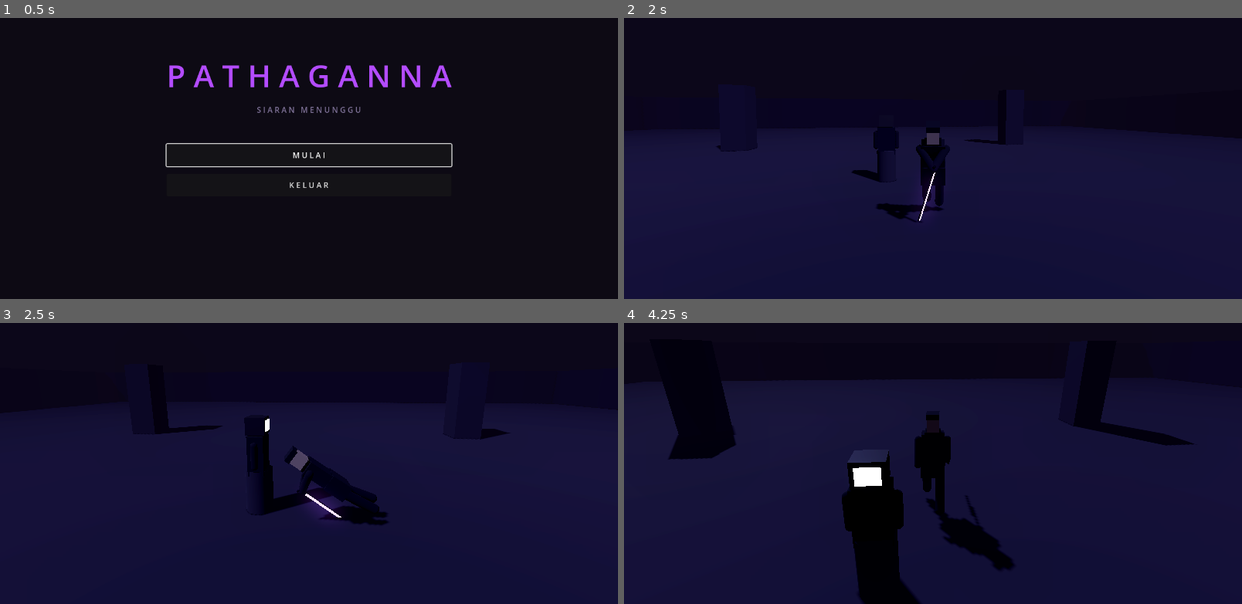
Above: before the commit, frames 1-4 (two rows, left to right).
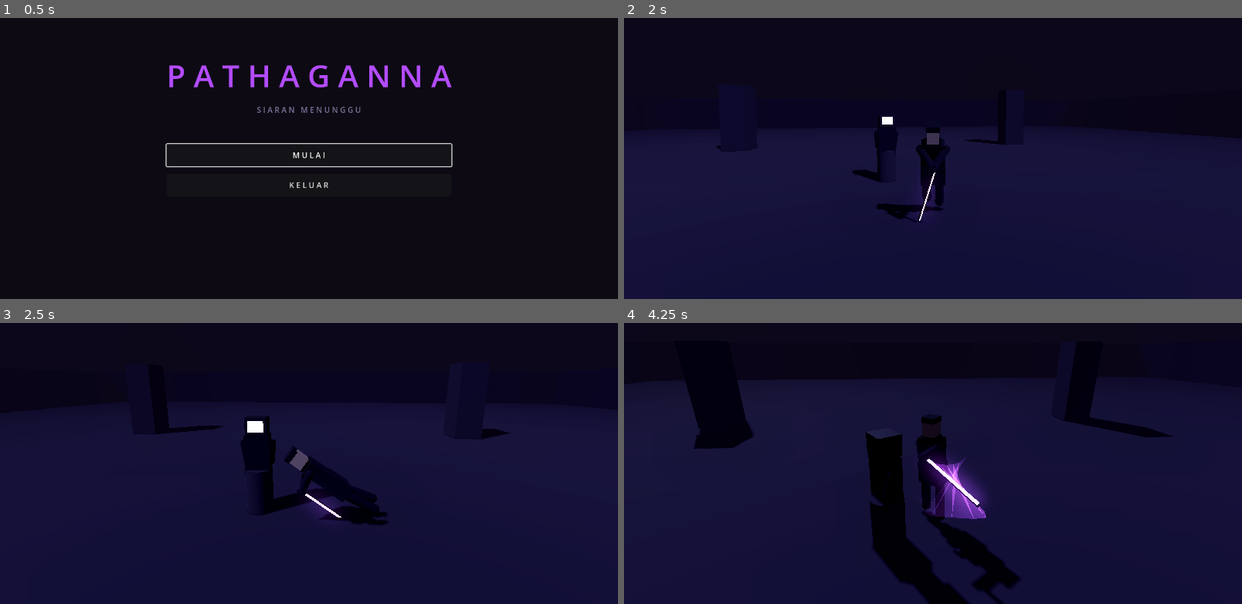
Above: after the commit, the same moments.

Repository: Watarufa/Pathaganna
Game: Godot game, scene res://scenes/main.tscn
Two runs of this game, one before a commit and one after it. Both use one fixed random seed, a clock stepped at 60 frames per second and the inputs below.
Inputs (mouse positions are in pixels of both pictures, inside the frame that each line leads up to):
- Up to frame 1 (0.5 s): no input
- Up to frame 2 (2 s): click "M U L A I" at 0.5 s; tap Enter at 1.25 s; move the mouse to (963, 124) at 1.27 s; hold W (move_forward) from 1.28 s (still down); click (963, 124) at 1.35 s; tap Shift (dodge) at 1.55 s
- Up to frame 3 (2.5 s): keep holding W (move_forward); move the mouse to (278, 432) at 2.02 s; tap Shift (dodge) at 2.1 s; tap Tab (lockon) at 2.3 s
- Up to frame 4 (4.25 s): keep holding W (move_forward); move the mouse to (945, 424) at 2.77 s; tap Tab (lockon) at 2.85 s; right-click (945, 424) at 3.05 s; move the mouse to (926, 435) at 3.52 s; right-click (926, 435) at 3.6 s; click (926, 435) at 3.8 s

Frame 1 is identical in both runs. In frame 2, less than 0.1% of the frame differs, in the area x 37-45%, y 34-56%; in frame 3, 0.4%; in frame 4, 11%, in the area x 6-93%, y 6-100%.

Commit message:
make training dummy attack with white and red telegraphs

Diff:
--- a/scenes/enemies/dummy.tscn
+++ b/scenes/enemies/dummy.tscn
@@ -2,5 +2,5 @@
 
 [ext_resource type="Script" path="res://scripts/enemies/dummy.gd" id="1_dummy"]
 
-[node name="TrainingDummy" type="StaticBody3D"]
+[node name="TrainingDummy" type="CharacterBody3D"]
 script = ExtResource("1_dummy")
--- a/scripts/enemies/dummy.gd
+++ b/scripts/enemies/dummy.gd
@@ -1,18 +1,31 @@
-## Dummy latihan M1/M2: target lock-on ber-hurtbox yang tidak pernah benar-benar mati.
-## M2 menambahkan pola serangan putih/merah berkala. Bukan turunan enemy_base
-## (itu untuk musuh sungguhan di M3) — ini prop latihan.
+## Dummy latihan M2: target lock-on yang menyerang berkala dengan pola campuran
+## putih (parryable) dan merah (wajib dodge). Tidak pernah benar-benar mati —
+## "reboot" lalu kembali penuh, supaya sesi tuning tidak terputus.
+## Bukan turunan enemy_base (itu untuk musuh sungguhan di M3); ini prop latihan.
 class_name TrainingDummy
-extends StaticBody3D
+extends CharacterBody3D
+
+enum State { IDLE, WINDUP, SWING, RECOVER, STAGGER, REBOOT }
+const STATE_NAMES := ["IDLE", "WINDUP", "SWING", "RECOVER", "STAGGER", "REBOOT"]
+
+var state: State = State.IDLE
+var state_time := 0.0
 
 var rig: PoseRig
 var health: Health
 var hurtbox: Hurtbox
+var hitbox: Hitbox
+
 var _screen: MeshInstance3D
+var _cooldown := 0.0
+var _current: Dictionary = {}
+var _hitbox_on := false
 
 func _ready() -> void:
-	collision_layer = 4  # enemy_body
-	collision_mask = 0
 	add_to_group("lockon_targets")
+	add_to_group("enemies")
+	collision_layer = 4   # enemy_body
+	collision_mask = 1    # world
 
 	var col := CollisionShape3D.new()
 	var cap := CapsuleShape3D.new()
@@ -38,12 +51,26 @@
 	add_child(hurtbox)
 	hurtbox.hit_received.connect(_on_hit)
 
+	hitbox = Hitbox.new()
+	hitbox.name = "Hitbox"
+	hitbox.collision_layer = 64   # enemy_attack
+	hitbox.collision_mask = 8     # player_hurt
+	var hbshape := CollisionShape3D.new()
+	var hbbox := BoxShape3D.new()
+	hbbox.size = Vector3(2.0, 1.8, Balance.DUMMY.white.range)
+	hbshape.shape = hbbox
+	hitbox.add_child(hbshape)
+	hitbox.position = Vector3(0, 1.0, -Balance.DUMMY.white.range * 0.5)
+	add_child(hitbox)
+
 	health = Health.new()
 	health.name = "Health"
 	add_child(health)
 	health.setup(Balance.DUMMY.hp)
 	health.died.connect(_on_pseudo_death)
 
+	_cooldown = Balance.DUMMY.interval
+
 func _build_rig() -> void:
 	rig = PoseRig.new()
 	rig.name = "Rig"
@@ -59,28 +86,163 @@
 	rig.attach_cylinder("Hips", 0.28, 0.9, Vector3(0, -0.45, 0), Palette.STONE)
 	# badan berjubah
 	rig.attach_box("Torso", Vector3(0.5, 0.8, 0.32), Vector3(0, 0.2, 0), Palette.CLOTH)
-	# kepala monitor CRT + layar (layar = telegraph diegetik di M2)
+	# kepala monitor CRT — layar wajahnya ADALAH telegraph (diegetik)
 	rig.attach_box("Head", Vector3(0.42, 0.34, 0.38), Vector3(0, 0.17, 0), Palette.METAL)
 	_screen = rig.attach_box("Head", Vector3(0.3, 0.22, 0.02), Vector3(0, 0.17, -0.2), Palette.CRT_SCREEN)
-	# lengan menggantung
+	# lengan
 	rig.attach_capsule("ArmL", 0.07, 0.55, Vector3(0, -0.28, 0), Palette.CLOTH)
 	rig.attach_capsule("ArmR", 0.07, 0.55, Vector3(0, -0.28, 0), Palette.CLOTH)
 
 func get_lockon_point() -> Vector3:
 	return global_position + Vector3.UP * 1.35
 
-# ------------------------------------------------------------- reaksi hit (aktif begitu hitbox player ada di M2)
-func _on_hit(attack: AttackData, hitbox: Area3D) -> void:
+func state_name() -> String:
+	return STATE_NAMES[state]
+
+# ------------------------------------------------------------- FSM
+func _physics_process(delta: float) -> void:
+	state_time += delta
+	if _cooldown > 0.0:
+		_cooldown -= delta
+
+	match state:
+		State.IDLE:
+			_st_idle()
+		State.WINDUP:
+			_st_windup()
+		State.SWING:
+			_st_swing()
+		State.RECOVER:
+			if state_time >= Balance.DUMMY.recover:
+				_change_state(State.IDLE)
+		State.STAGGER:
+			if state_time >= Balance.ENEMY_COMMON.stagger_time:
+				_change_state(State.IDLE)
+		State.REBOOT:
+			if state_time >= Balance.ENEMY_COMMON.die_free_delay:
+				_reboot()
+
+	_face_player(delta)
+	# dummy tidak berjalan — hanya meluncur sesaat dari knockback lalu berhenti
+	var flat := Vector3(velocity.x, 0, velocity.z).move_toward(Vector3.ZERO, 26.0 * delta)
+	velocity.x = flat.x
+	velocity.z = flat.z
+	velocity.y = -0.5 if is_on_floor() else velocity.y - Balance.PLAYER.gravity * delta
+	move_and_slide()
+	_update_visuals()
+
+func _st_idle() -> void:
+	if _cooldown > 0.0:
+		return
+	var p := _player()
+	if p == null or global_position.distance_to(p.global_position) > Balance.DUMMY.attack_range:
+		return
+	var red: bool = randf() < Balance.DUMMY.red_chance
+	_current = Balance.DUMMY.red if red else Balance.DUMMY.white
+	_change_state(State.WINDUP)
+
+func _st_windup() -> void:
+	if state_time >= _current.windup:
+		_change_state(State.SWING)
+
+func _st_swing() -> void:
+	var active: bool = state_time >= _current.hit_start and state_time <= _current.hit_end
+	if active and not _hitbox_on:
+		_hitbox_on = true
+		hitbox.begin(AttackData.make(_current, self, "dummy"))
+	elif not active and _hitbox_on:
+		_stop_hitbox()
+	if state_time >= _current.swing:
+		_stop_hitbox()
+		_cooldown = Balance.DUMMY.interval
+		_change_state(State.RECOVER)
+
+func _stop_hitbox() -> void:
+	if _hitbox_on:
+		_hitbox_on = false
+		hitbox.end()
+
+func _face_player(delta: float) -> void:
+	var p := _player()
+	if p == null or state == State.REBOOT:
+		return
+	var to := p.global_position - global_position
+	if Vector2(to.x, to.z).length_squared() < 0.04:
+		return
+	var speed := 2.0 if state == State.WINDUP else 6.0
+	rotation.y = lerp_angle(rotation.y, atan2(-to.x, -to.z), 1.0 - exp(-speed * delta))
+
+func _player() -> Node3D:
+	return get_tree().get_first_node_in_group("player")
+
+# ------------------------------------------------------------- telegraph diegetik
+func _update_visuals() -> void:
+	match state:
+		State.WINDUP:
+			# layar wajah berkedip: putih = bisa diparry, merah = wajib dodge
+			var blink := fmod(state_time * 12.0, 2.0) < 1.0
+			var telegraph: Material = Palette.TELEGRAPH_WHITE if _current.parryable else Palette.TELEGRAPH_RED
+			_screen.material_override = telegraph if blink else Palette.CRT_SCREEN
+			rig.pose({
+				"Torso": Vector3(-12, 0, 0), "ArmR": Vector3(-150, 0, -20),
+				"ArmL": Vector3(-20, 0, 20), "Head": Vector3(-8, 0, 0),
+			}, 9.0)
+		State.SWING:
+			_screen.material_override = Palette.CRT_SCREEN
+			var k := clampf(state_time / maxf(_current.hit_end, 0.01), 0.0, 1.0)
+			k = k * k * (3.0 - 2.0 * k)
+			rig.snap({
+				"Torso": Vector3(-12, 0, 0).lerp(Vector3(22, 0, 0), k),
+				"ArmR": Vector3(-150, 0, -20).lerp(Vector3(-30, 0, 10), k),
+			})
+		State.STAGGER:
+			_screen.material_override = Palette.CRT_SCREEN
+			rig.pose({
+				"Torso": Vector3(-26, 0, 8), "Head": Vector3(-18, 0, 0),
+				"ArmR": Vector3(-15, 0, -35), "ArmL": Vector3(-15, 0, 35),
+			}, 12.0)
+		State.REBOOT:
+			rig.pose({ "Torso": Vector3(-14, 0, 0), "Head": Vector3(24, 0, 0) }, 6.0)
+		_:
+			_screen.material_override = Palette.CRT_SCREEN
+			rig.pose({
+				"Torso": Vector3.ZERO, "ArmR": Vector3(-8, 0, -6),
+				"ArmL": Vector3(-8, 0, 6), "Head": Vector3.ZERO,
+			}, 8.0)
+
+# ------------------------------------------------------------- reaksi
+func _on_hit(attack: AttackData, hit_from: Area3D) -> void:
+	if state == State.REBOOT:
+		return
 	rig.flash(Balance.JUICE.flash_time)
+	CombatEvents.hit_landed.emit(attack.source, self, attack, hit_from.global_position)
+	if attack.knockback > 0.0 and attack.source is Node3D:
+		var away := global_position - (attack.source as Node3D).global_position
+		away.y = 0.0
+		velocity += away.normalized() * attack.knockback
 	health.damage(attack.damage)
-	CombatEvents.hit_landed.emit(attack.source, self, attack, hitbox.global_position)
+
+## Dipanggil player saat serangan ini berhasil diparry.
+func on_parried(perfect: bool) -> void:
+	_stop_hitbox()
+	if perfect:
+		_change_state(State.STAGGER)
+		CombatEvents.enemy_staggered.emit(self)
+	else:
+		_cooldown = Balance.DUMMY.interval
+		_change_state(State.RECOVER)
 
 func _on_pseudo_death() -> void:
-	# dummy "reboot" — layar padam sebentar lalu pulih; tidak pernah hilang
+	_stop_hitbox()
 	_screen.material_override = Palette.CABLE
-	var t := get_tree().create_timer(1.0)
-	t.timeout.connect(_reboot)
+	HitSpark.spawn(get_parent(), global_position + Vector3.UP * 1.2, Color(0.85, 1.0, 0.9), 30, 8.0)
+	_change_state(State.REBOOT)
 
 func _reboot() -> void:
-	_screen.material_override = Palette.CRT_SCREEN
 	health.heal_full()
+	_cooldown = Balance.DUMMY.interval
+	_change_state(State.IDLE)
+
+func _change_state(new_state: State) -> void:
+	state = new_state
+	state_time = 0.0
